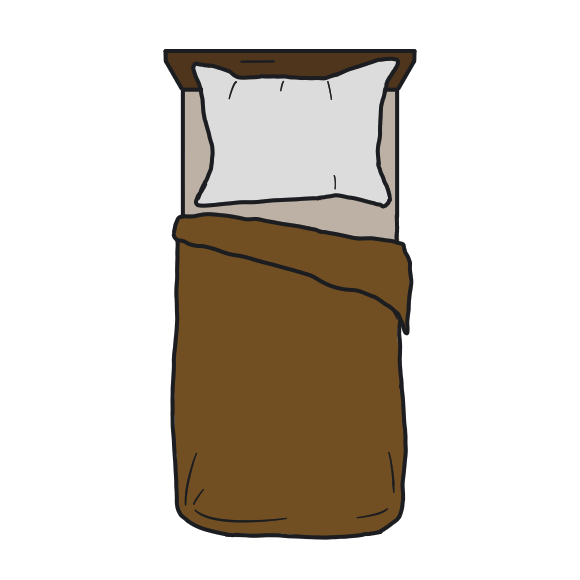
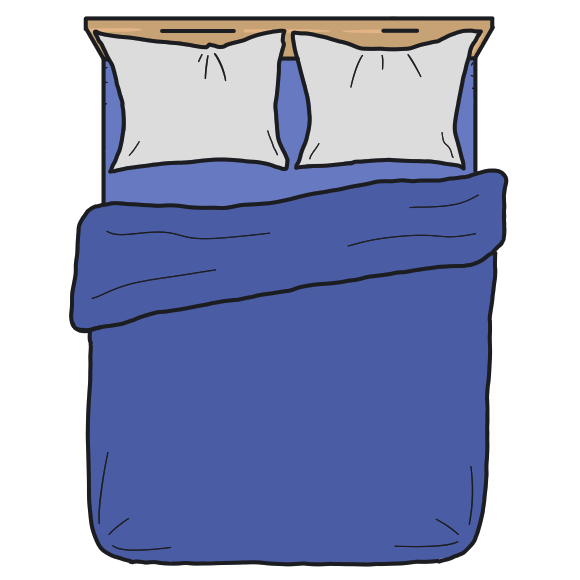
Two versions of the same layered image (580px x 580px). Layer-by-layer changes:
hid group "TwinBed" (13 layers) over [128, 16, 509, 567]
painted on "Paint Layer 22" over [128, 31, 448, 567]
hid "CoverColor4" (1st of 2, in "TwinBed") over [128, 159, 448, 543]
hid "SheetColor4" (1st of 2, in "TwinBed"), painted on it over [128, 16, 509, 567]
renamed "HeadboardColor" to "HeadboardColor3", painted on it over [128, 16, 448, 159]
showed group "QueenBed" (13 layers) over [69, 16, 509, 567]
added layer "HeadboardColor3" (2nd of 2, in "QueenBed") in group "QueenBed" over [83, 16, 506, 174]
showed "CoverColor1", painted on it over [69, 110, 509, 567]
showed "SheetColor1", painted on it over [69, 16, 509, 366]
